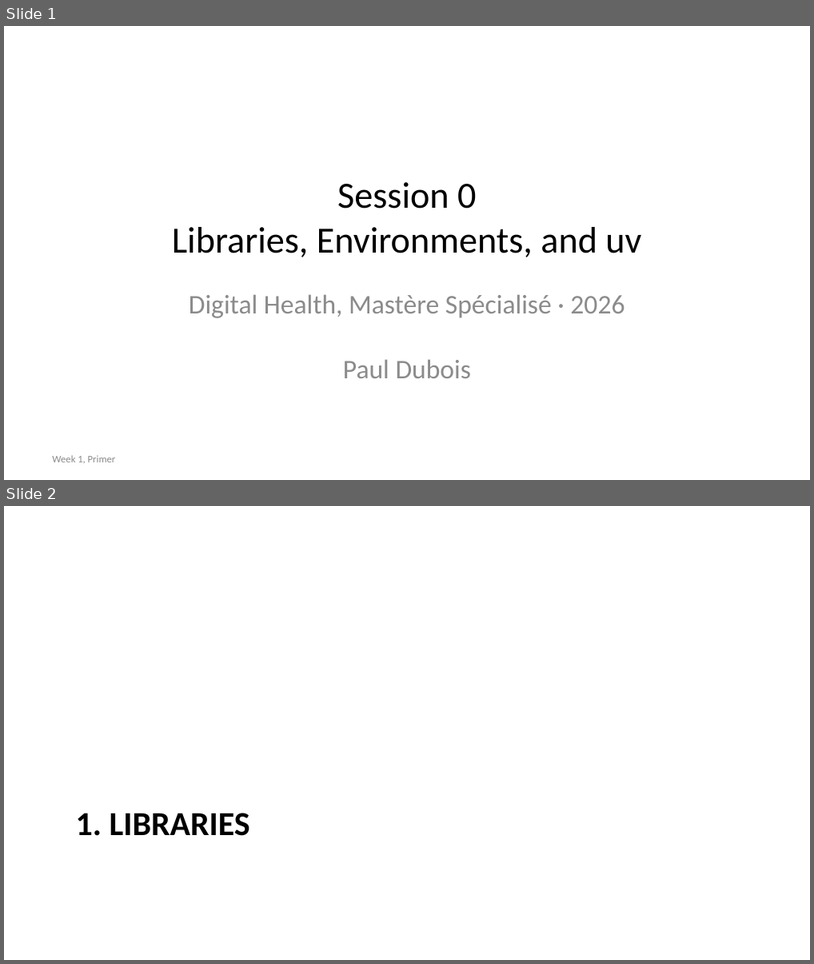
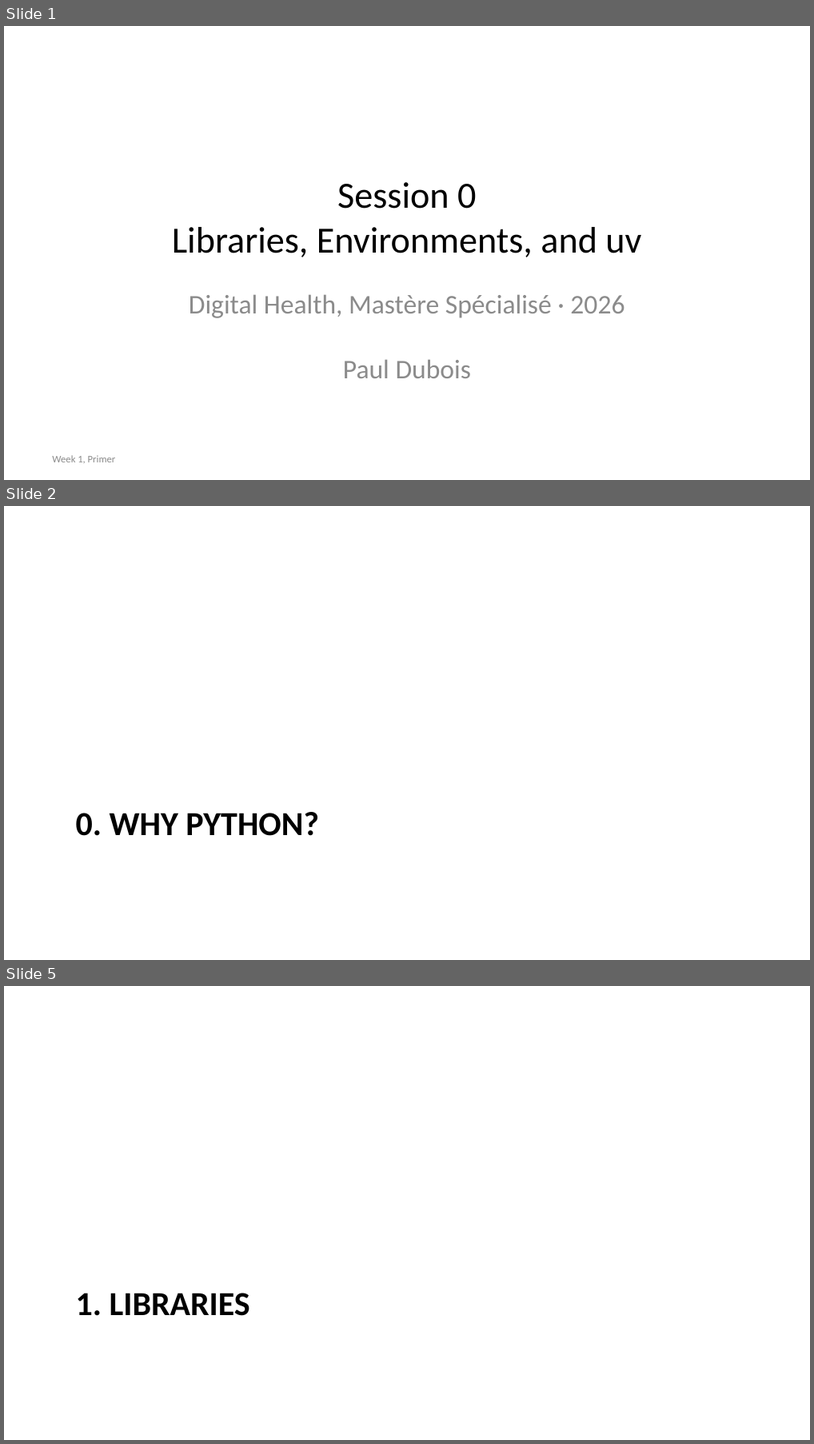
Before and after one commit to MICS-Lab/MS_SanteNum2026, a slide deck: Programming01/Session00/slides.pptx. Shown one above the other, each under a label of ours: slides 1 and 2 before the commit, slides 1, 2 and 5 after it; the slides between them are not shown. The pictures are 814x964 and 814x1444 pixels, drawn with LibreOffice and Linux fonts; fonts in the diff are those of the drawing. Boxes give left, top, right and bottom in pixels: in the first picture for what was removed or moved away, otherwise in the second. Text is boxed around its words. In the diff, an @@ line names an element or a change of style, - is before the commit and + after.

```diff
--- a/Programming01/Session00/slides.pptx
+++ b/Programming01/Session00/slides.pptx
@@ slide 2 added at [4,506,810,960], background #FFFFFF @@
@@ title added at [76,812,319,836], 30 pt, text #000000, bold @@
+0. WHY PYTHON?
@@ what was slide 2 is now slide 5 @@
```
Also in this commit, not shown: 3 other slides added, 1 other file.
